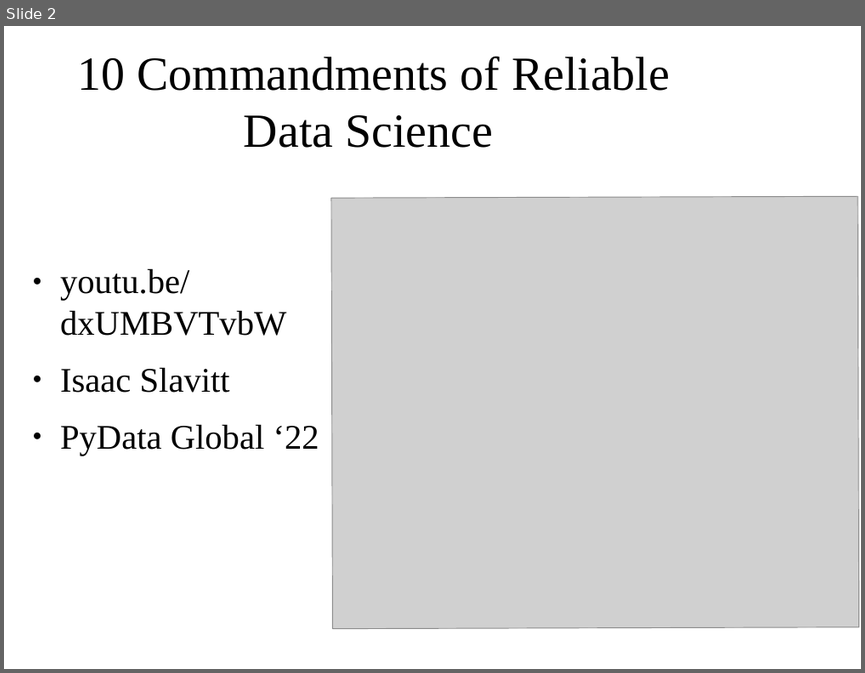
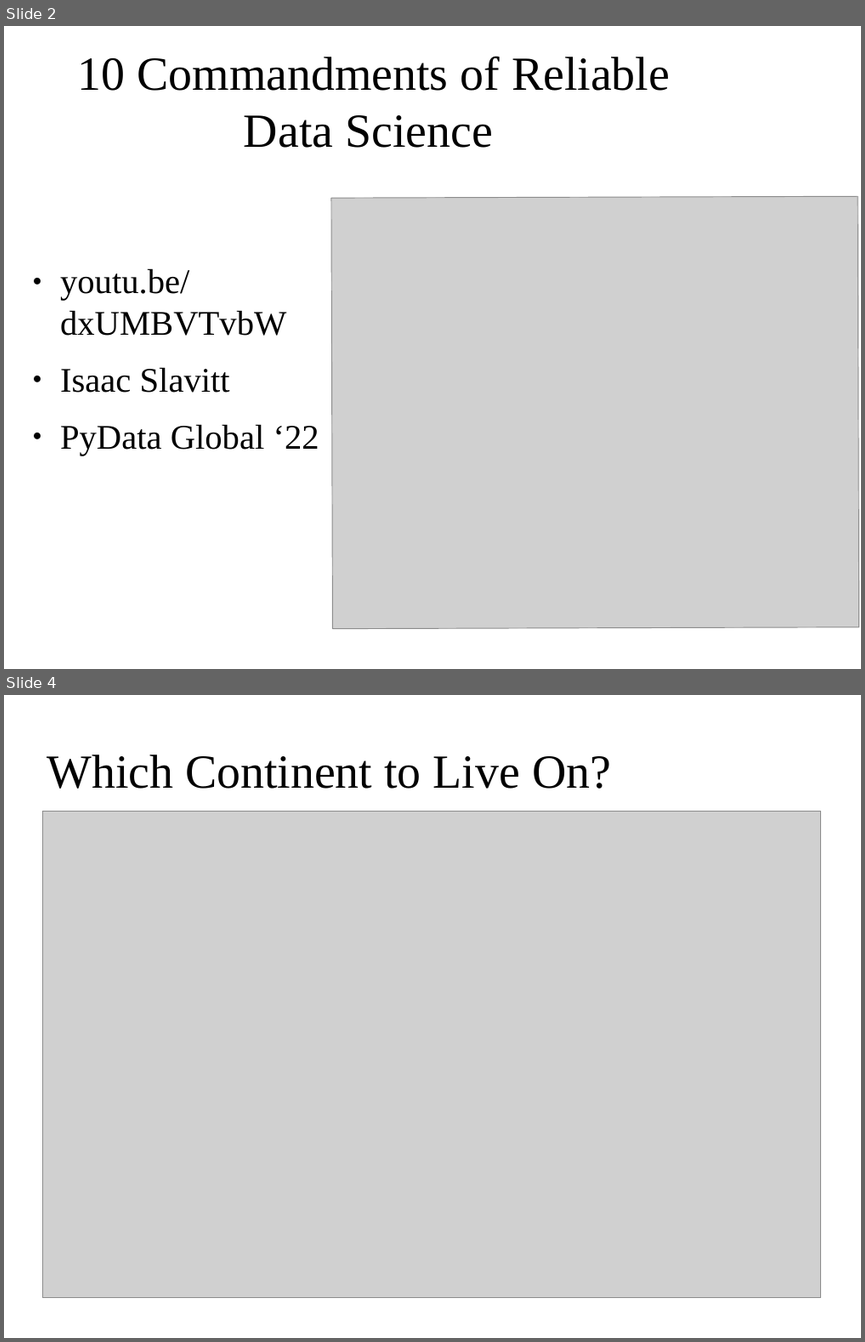
Before and after one commit to mcc-us/Life_Expectancy_Analysis_Modeling, a slide deck: jan29.odp. Shown one above the other, each under a label of ours: slide 2 before the commit, slides 2 and 4 after it; the slides between them are not shown. The pictures are 865x673 and 865x1342 pixels, drawn with LibreOffice and Linux fonts; fonts in the diff are those of the drawing; grey boxes stand for pictures; background and template pictures are left out. Boxes give left, top, right and bottom in pixels: in the first picture for what was removed or moved away, otherwise in the second. Text is boxed around its words. In the diff, an @@ line names an element or a change of style, - is before the commit and + after.

```diff
--- a/jan29.odp
+++ b/jan29.odp
@@ slide 4 added at box(4, 695, 861, 1338), background picture (left out) @@
@@ title added at box(46, 755, 611, 789), 44 pt, text #000000 @@
+Which Continent to Live On?
@@ picture added at box(43, 811, 820, 1298) @@
```
Also in this commit, not shown: 1 other slide added, 2 other files.
